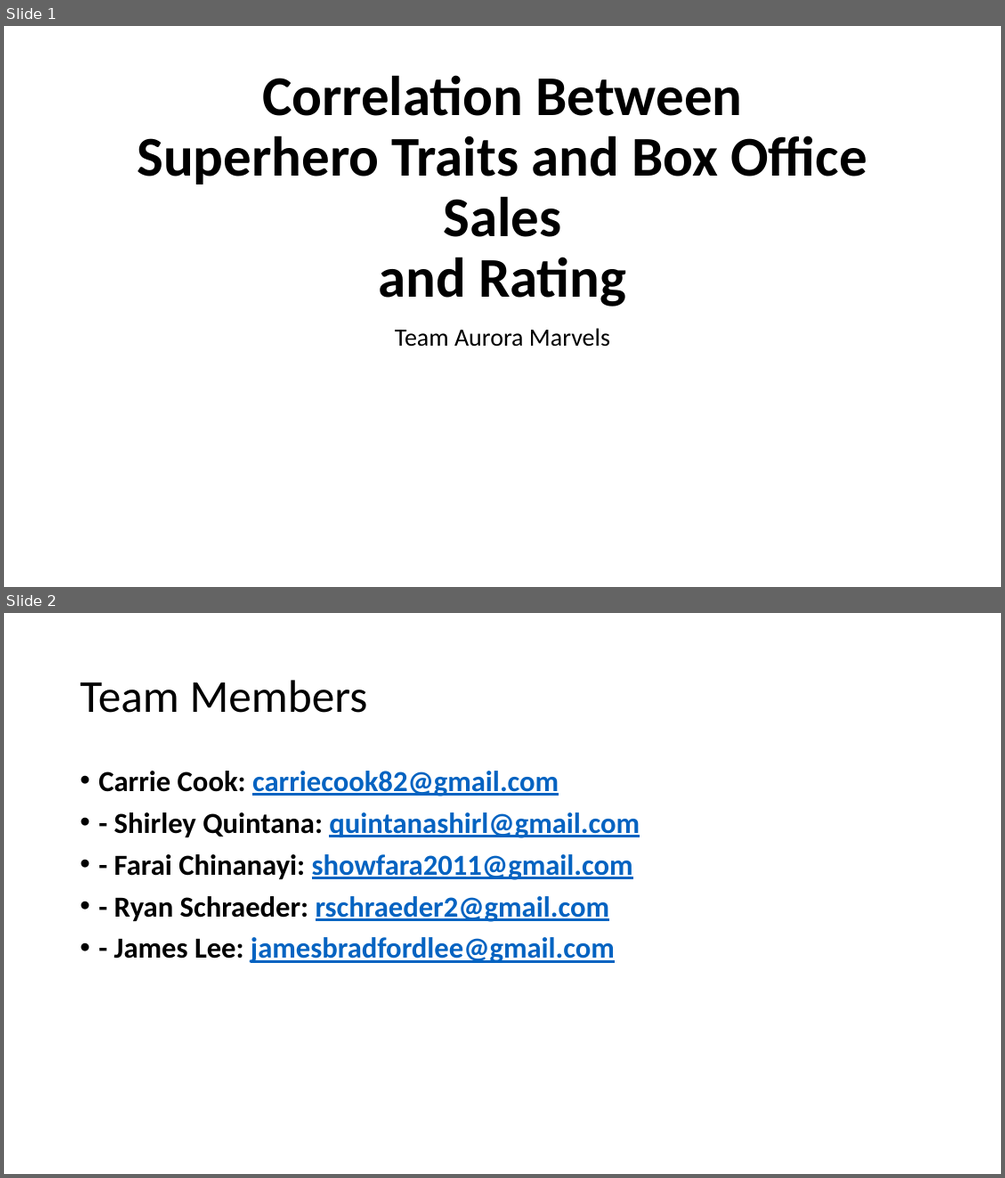
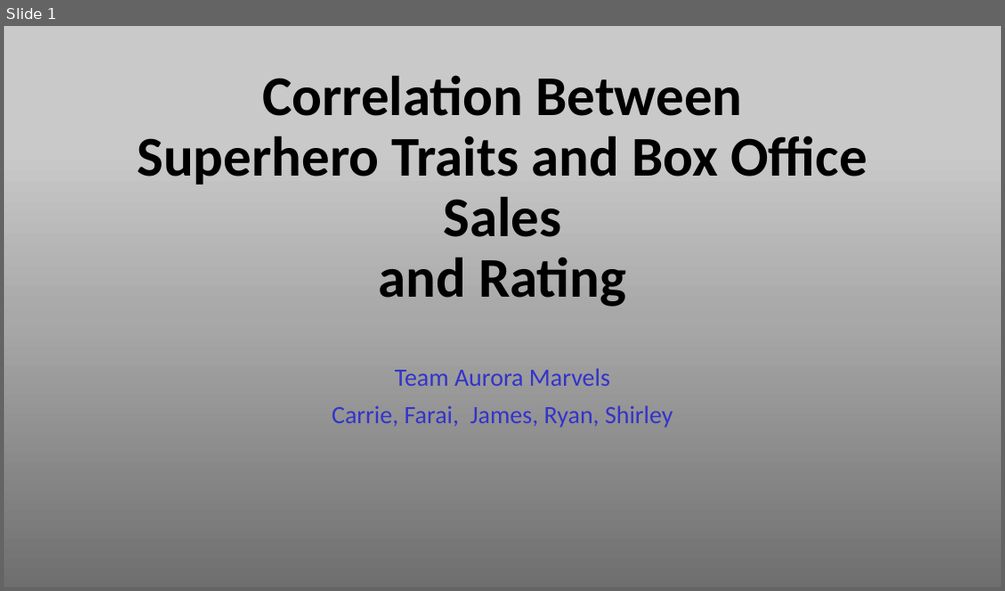
Before and after one commit to RyanSchraeder/Team-Aurora-Marvels, a slide deck: Project_1_Superheros.pptx. Shown one above the other, each under a label of ours: slides 1 and 2 before the commit, slide 1 after it. The pictures are 1005x1178 and 1005x591 pixels, drawn with LibreOffice and Linux fonts; fonts in the diff are those of the drawing. Boxes give left, top, right and bottom in pixels: in the first picture for what was removed or moved away, otherwise in the second. Text is boxed around its words. In the diff, an @@ line names an element or a change of style, - is before the commit and + after.

```diff
--- a/Project_1_Superheros.pptx
+++ b/Project_1_Superheros.pptx
@@ slide 2 removed at (4,613,1001,1174), background #FFFFFF @@
@@ title removed at (80,680,368,713) @@
-Team Members
@@ text removed at (98,771,639,963) @@
-• Carrie Cook: carriecook82@gmail.com
-• - Shirley Quintana: quintanashirl@gmail.com
-• - Farai Chinanayi: showfara2011@gmail.com
-• - Ryan Schraeder: rschraeder2@gmail.com
-• - James Lee: jamesbradfordlee@gmail.com
@@ slide 1 changed as well @@
@@ background #FFFFFF to gradient #6F6F6F to #A8A8A8 to #C9C9C9 @@
@@ subtitle at (395,368,610,386): text colour #000000 to #3333CC in "Team Aurora Marvels" @@
@@ subtitle at (332,406,673,427): paragraph added @@
+Carrie, Farai, James, Ryan, Shirley
```
Also in this commit, not shown: 3 other slides changed, 20 slides added, 22 other slides removed.
